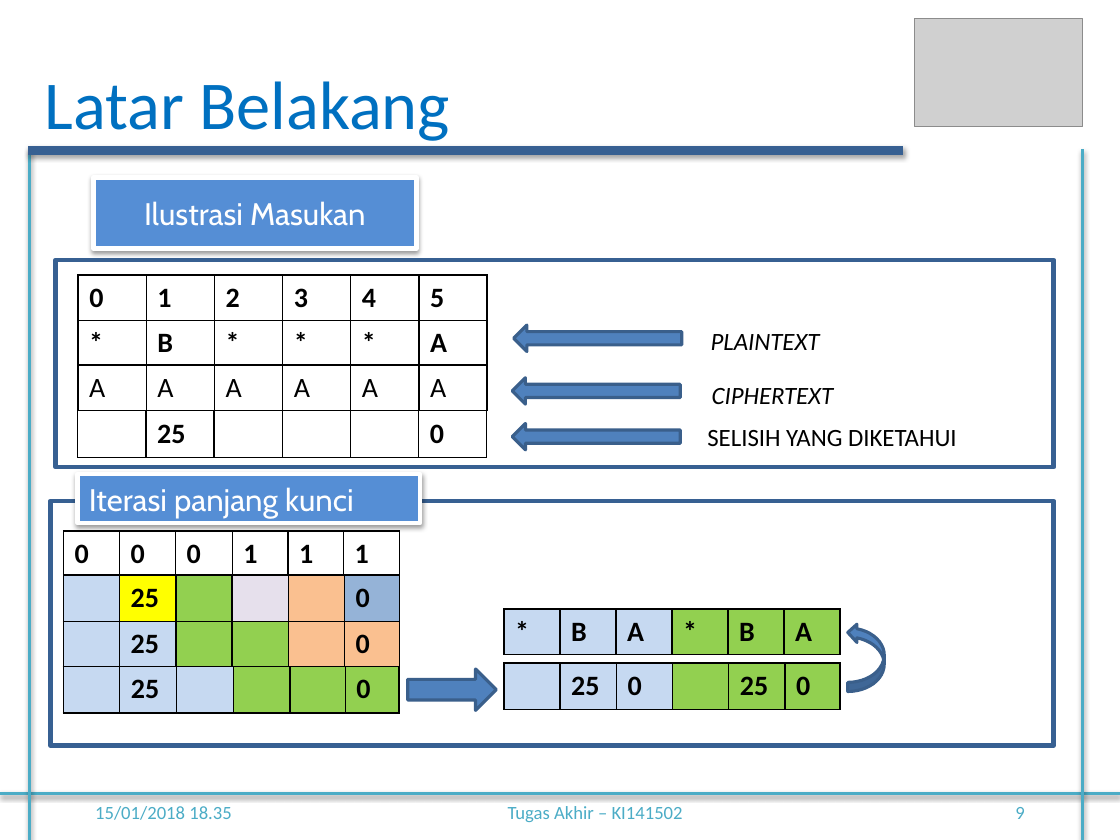
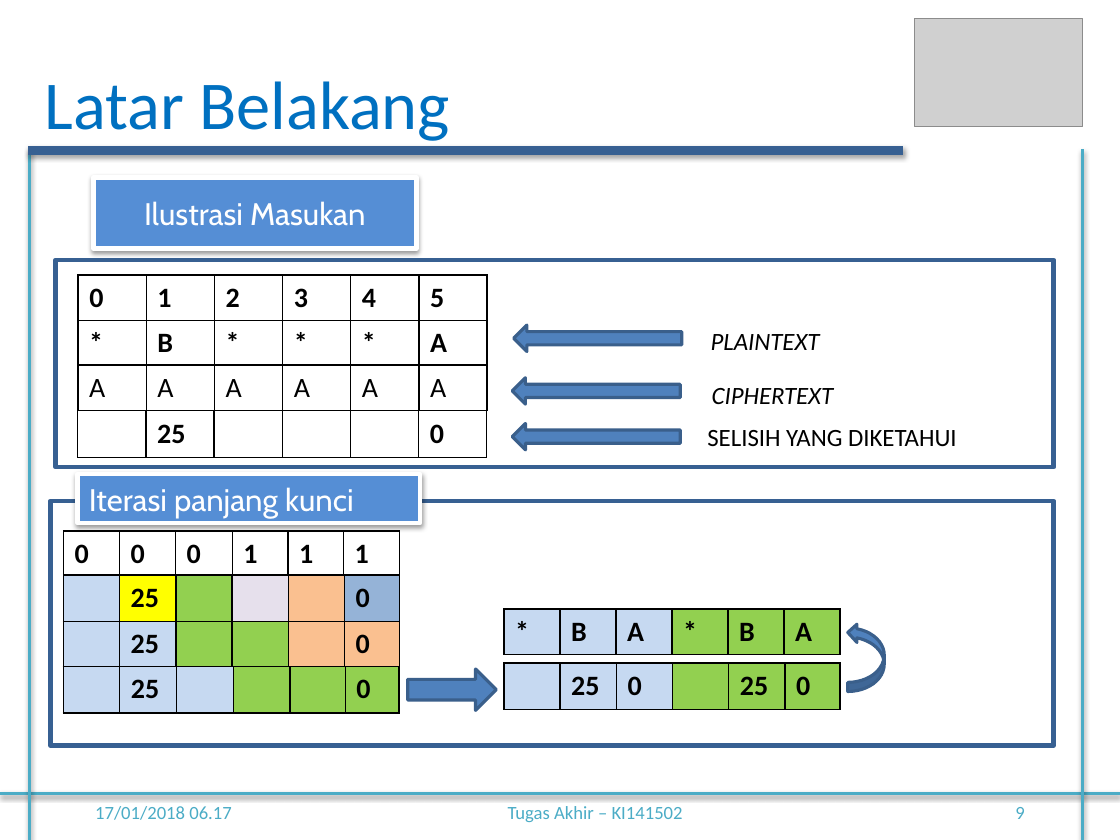
Before and after one commit to apasajaboleh1/TA, a slide deck: slide 9 of 5113100040 -Freddy Hermawan Yuwono-ppt.pptx. Drawn at 1120x840 pixels with LibreOffice and Linux fonts; fonts in the diff are those of the drawing; grey boxes stand for pictures. Boxes give left, top, right and bottom in pixels: in the first picture for what was removed or moved away, otherwise in the second. Text is boxed around its words. In the diff, an @@ line names an element or a change of style, - is before the commit and + after.

```diff
--- a/5113100040 -Freddy Hermawan Yuwono-ppt.pptx
+++ b/5113100040 -Freddy Hermawan Yuwono-ppt.pptx
@@ text at <box>95,806,231,820</box>: text changed @@
-15/01/2018 18.35
+17/01/2018 06.17
```
Also in this commit, not shown: 35 other slides changed, 51 other files.
